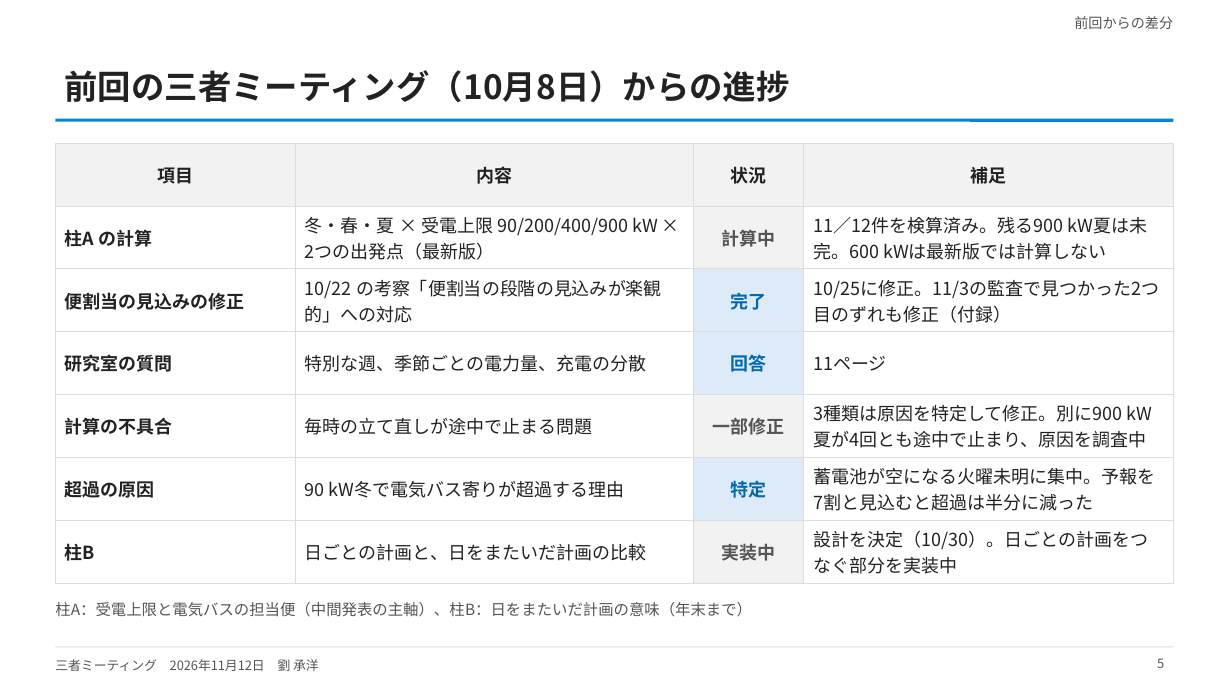
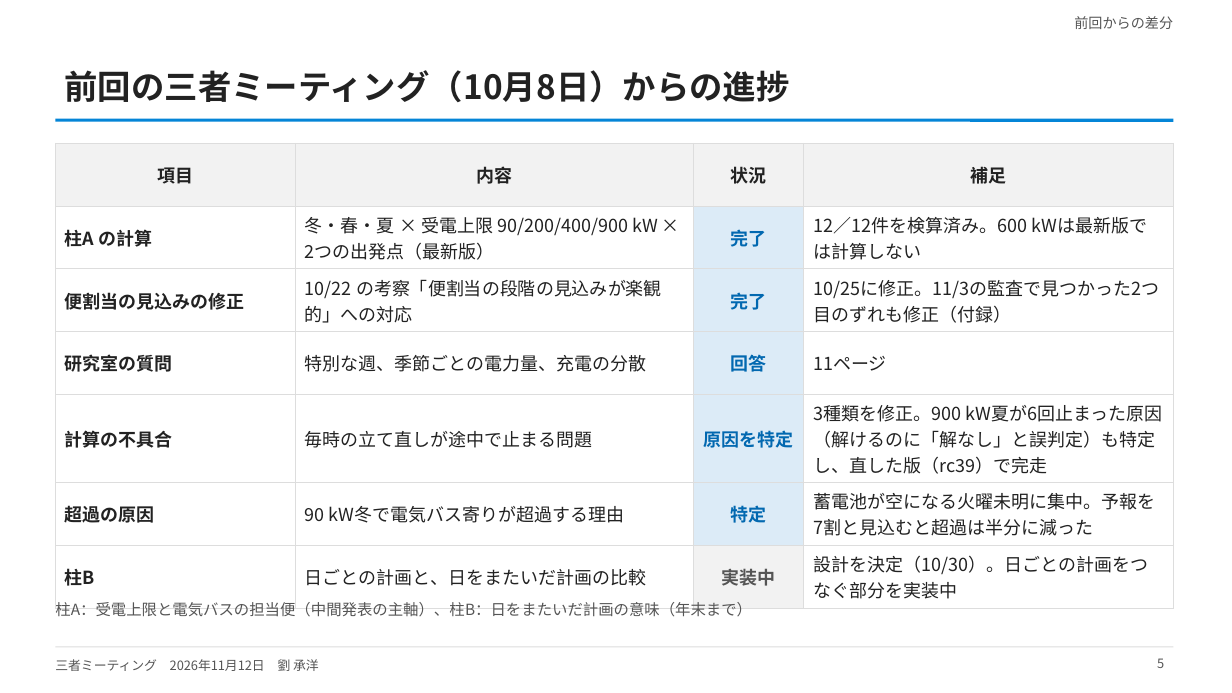
Before and after one commit to CYLIU2003/master-course, a slide deck: slide 5 of outcome/2026-11-12_three_party/three_party_20261112.pptx. Drawn at 1232x693 pixels with LibreOffice and Linux fonts; fonts in the diff are those of the drawing. Boxes give left, top, right and bottom in pixels: in the first picture for what was removed or moved away, otherwise in the second. Text is boxed around its words. In the diff, an @@ line names an element or a change of style, - is before the commit and + after.

```diff
--- a/outcome/2026-11-12_three_party/three_party_20261112.pptx
+++ b/outcome/2026-11-12_three_party/three_party_20261112.pptx
@@ table at [55, 143, 1174, 603] @@
-row 2, column 3: 計算中
+row 2, column 3: 完了
-row 2, column 4: 11／12件を検算済み。残る900 kW夏は未完。600 kWは最新版では計算しない
+row 2, column 4: 12／12件を検算済み。600 kWは最新版では計算しない
-row 5, column 3: 一部修正
+row 5, column 3: 原因を特定
-row 5, column 4: 3種類は原因を特定して修正。別に900 kW夏が4回とも途中で止まり、原因を調査中
+row 5, column 4: 3種類を修正。900 kW夏が6回止まった原因（解けるのに「解なし」と誤判定）も特定し、直した版（rc39）で完走
@@ fill #F2F2F2 to #DCEBF7 in 2 cells @@
```
Also in this commit, not shown: 11 other slides changed, 10 other files.
